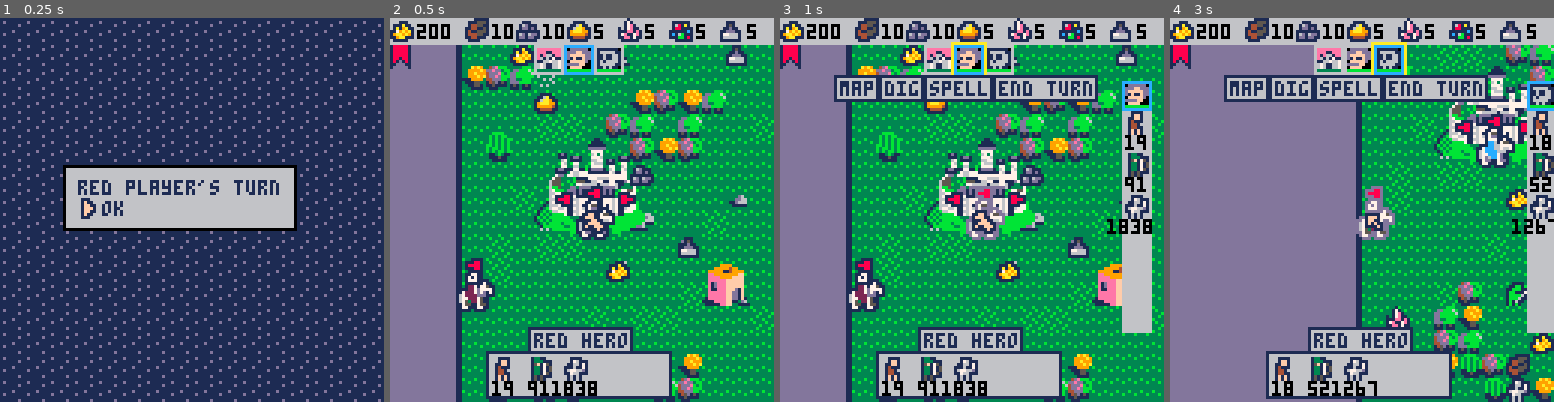
Above: before the commit, frames 1-4 (left to right).
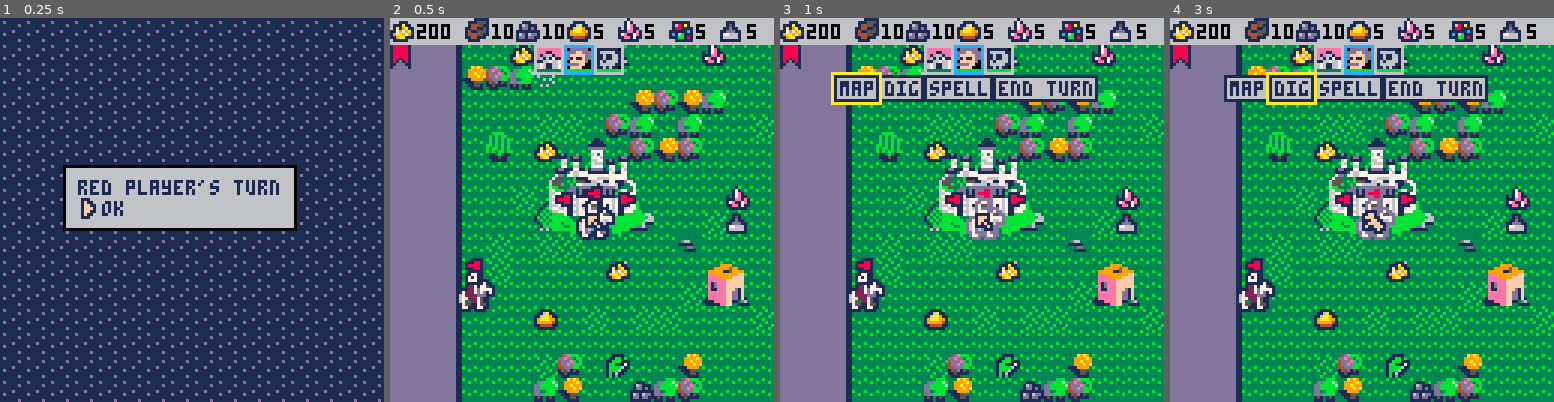
Above: after the commit, the same moments.

Repository: pvan/pico8
Game: PICO-8 cartridge heroes.p8
Same seed, same stepped clock (60 frames per second), same inputs: the game is played once before the commit and once after it.
Inputs:
- Up to frame 1 (0.25 s): no input
- Up to frame 2 (0.5 s): tap X (X key) at 0.33 s
- Up to frame 3 (1 s): tap O (Z key) at 0.7 s
- Up to frame 4 (3 s): tap X (X key) at 1.07, 1.85, 2.97 s; hold Right 1.6-2.1 s; tap O (Z key) every 0.4 s from 1.7 to 2.9 s; hold Up 2.15-2.42 s; hold Right from 2.47 s (still down)

Frame 1 is identical in both runs. In frame 2, 10% of the frame differs, in the area x 3-94%, y 3-100%; in frame 3, 15%; in frame 4, 51%, in the area x 3-100%, y 3-100%.

Commit message:
heroes: start reorganizing hud and menu state
in a bit of a mess at the moment
add flashing selection box back to hud menu

Diff:
--- a/heroes.p8
+++ b/heroes.p8
@@ -83,8 +83,8 @@
 function random_starting_army()
  return {
   {"peasants",rnd_bw(10,20)},
-  {"elves",rnd_bw(50,100)},
-  {"skeletons",rnd_bw(1000,2000)},
+  {"elves",rnd_bw(5,10)},
+--  {"skeletons",rnd_bw(1000,2000)},
  }
 end
 
@@ -456,17 +456,38 @@
   hud_menu_open=not hud_menu_open
   if (hud_menu_open) then
    sfx(63)
+   hud_menu_init()
   else
    sfx(61)
-  end
- end
-
-
+   map_update=map_cursor_update()
+   hud_draw=draw_cur_popup_info
+  end
+ end
+
+--
  update_hud()
+-- if hud_menu_open then
+--  return
+-- end
+--
+
  if hud_menu_open then
-  return
- end
-
+  cur_obj=nil --better place?
+  actl_menu_y+=flr(16-actl_menu_y)/3
+ else
+  actl_menu_y+=flr(0-actl_menu_y)/3
+ end
+
+ if (map_update!=nil) map_update()
+-- update_hud()
+-- if hud_menu_open then
+--  return
+-- end
+
+end
+
+
+function map_cursor_update()
 
  update_cursor()
  ctx=flr(curx/8)
@@ -631,11 +652,10 @@
   draw_battle()
  else
 
-  map_draw()
-
   if main_draw!=nil then
    main_draw()
   else
+   map_draw()
   end
 
  end
@@ -2506,50 +2526,30 @@
 end
 
 
-menuselx=0
-menusely=0
-targ_menu_y=0
-actl_menu_y=0
-ports={}
-function update_hud()
-
- if hud_menu_open then
-  actl_menu_y+=flr(16-actl_menu_y)/3
+function hud_menu_init()
+
+ hcur=pt(1,selport)
+
+ map_update=hud_menu_update
+ hud_draw=hud_menu_draw
+end
+
+
+function hud_menu_update()
+
+ move_cursor(hcur,
+  1,99,--max(#ports,#buttons),--limited below
+  1,2)
+
+ if hcur.y==1 then
+  hcur.x=min(hcur.x,#ports)
+  select(ports[hcur.x])
  else
-  actl_menu_y+=flr(0-actl_menu_y)/3
- end
-
-
- ports={}
- i=1
- for c in all(cp.castles) do
-  add(ports,c)
-  if (sel==h) selport=i
-  i+=1
- end
- for h in all(cp.heroes) do
-  add(ports,h)
-  if (sel==h) selport=i
-  i+=1
- end
-
- if hud_menu_open then
-	 if (btnp(⬇️)) menudown=true sfx(60)
-	 if (btnp(⬆️)) menudown=false sfx(60)
-	 if menudown then
-	  if (btnp(⬅️)) menusel-=1 sfx(60)
-	  if (btnp(➡️)) menusel+=1 sfx(60)
-	  menusel=mid(menusel,1,#buttons)
-	 else
-	  if (btnp(⬅️)) selport-=1 sfx(60)
-	  if (btnp(➡️)) selport+=1 sfx(60)
-	  selport=mid(selport,1,#ports)
-	 end
-
-  select(ports[selport])
-
+  hcur.x=min(hcur.x,#buttons)
   if btnp(❎) then
-   if menusel==4 and menudown then
+
+   --end turn
+   if hcur.x==4 then
     sfx(59)
     local askturn=false
     for h in all(cp.heroes) do
@@ -2572,25 +2572,87 @@
      end_turn()
     end
    end
-  end
-
- end --end menu open chek
-
-end
-
-
-function draw_hud()
-
- --top bar
-
- --color banner
- pal(8,cp.color)
- spr(244,0,9)
- pal(8,8)
-
-
- d_res_bar()
-
+
+   --dig, inspect, etc
+   if hcur.x==3 then
+
+   end
+
+  end
+ end
+
+-- if hud_menu_open then
+--	 if (btnp(⬇️)) menudown=true sfx(60)
+--	 if (btnp(⬆️)) menudown=false sfx(60)
+--	 if menudown then
+--	  if (btnp(⬅️)) menusel-=1 sfx(60)
+--	  if (btnp(➡️)) menusel+=1 sfx(60)
+--	  menusel=mid(menusel,1,#buttons)
+--	 else
+--	  if (btnp(⬅️)) selport-=1 sfx(60)
+--	  if (btnp(➡️)) selport+=1 sfx(60)
+--	  selport=mid(selport,1,#ports)
+--	 end
+--
+--  select(ports[selport])
+--
+--  if btnp(❎) then
+--   if menusel==4 and menudown then
+--    sfx(59)
+--    local askturn=false
+--    for h in all(cp.heroes) do
+--     if h.move>0 then
+--      askturn=true
+--      break
+--     end
+--    end
+--    if askturn then
+--     open_dialog({
+--      "one of your heroes",
+--      "can still move.",
+--      "are you sure you",
+--      "want to end your turn?",
+--      "   yes",
+--      "   no"},{
+--      end_turn,
+--      close_dialog})
+--    else
+--     end_turn()
+--    end
+--   end
+--  end
+--
+-- end --end menu open chek
+
+end
+
+
+
+--menuselx=0
+--menusely=0
+targ_menu_y=0
+actl_menu_y=0
+--ports={}
+function update_hud()
+
+ --todo: proper home for this?
+ ports={}
+ i=1
+ for c in all(cp.castles) do
+  add(ports,c)
+  if (sel==c) selport=i
+  i+=1
+ end
+ for h in all(cp.heroes) do
+  add(ports,h)
+  if (sel==h) selport=i
+  i+=1
+ end
+
+end
+
+
+function draw_cur_popup_info()
 
  --map item description
  if cur_obj then
@@ -2632,72 +2694,118 @@
   print(map_desc,x+1,y+1,1)
  end
 
+end
+
+
+function flashingbox(x,y,w,h)
+
+ bb=flashamt()
+ rect2({x-bb,y-bb,w+bb*2,h+bb*2},10)
+
+end
+
+
+function hud_menu_draw()
+
+ --menu
+ clip(0,0,128,18+actl_menu_y)
+ draw_btn_list(buttons,20)
+ clip()
+
+
+ --flashing selection box
+ local i=hcur.x
+ if hcur.y==1 then
+  local w=#ports*10
+  local x,y=53-w/2+10*i,9
+--	 rect2({x,y,10,10},12)
+  flashingbox(x,y,10,10)
+ else
+  local sx=18
+--  local tw=0
+  for j=1,#buttons do
+   w=#buttons[j]*4+3
+   if (j==i) break
+   sx+=w
+  end
+  flashingbox(sx,19,w,9)
+ end
+-- local x,y=63-w/2,9
+-- for p in all(ports) do
+--		if p==sel then
+--		 rect2({x,y,10,10},12)
+--		 if hud_menu_open and
+--		    not menudown then
+--		  bb=flashamt()
+--		  rect2({x-bb,y-bb,10+bb*2,10+bb*2},10)
+--		 end
+--		end
+--  x+=10
+-- end
+
+
+ --right sidebar: army
+
+-- if actl_menu_y>0 then
+--  d_army(sel,130-actl_menu_y,21)
+-- end
+-- d_army(sel,128-10,21)
+
+end
+
+function draw_hud()
+
+ --top bar
+
+ --color banner
+ pal(8,cp.color)
+ spr(244,0,9)
+ pal(8,8)
+
+
+ d_res_bar()
+
+
 
  --portrait bar
 
--- drawlist=compile_to_list(ports)
--- auto_draw(drawlist)
-
--- for p in all(ports) do
---  p.w=8
--- end
--- draw_big_list(ports,9)
+ if (ports==nil) ports={} --todo:remove need for this
 
  local w=#ports*10
  local x,y=63-w/2,9
  rectfill2(x,y,w,10,6)
- for i=1,8 do
-  p=ports[i]
-  if p!=nil then
-   d_port(p,x,y)
-
-   --flashing selection box
-			if p==sel then
-			 rect2({x,y,10,10},12)
-			 if hud_menu_open and
-			    not menudown then
-			  bb=flashamt()
-			  rect2({x-bb,y-bb,10+bb*2,10+bb*2},10)
-			 end
-			end
-
-   x+=10
-  end
- end
-
-
- --menu
-
- clip(0,0,128,18+actl_menu_y)
- mw=0
- for b in all(buttons) do
-  mw+=#b*4+4
- end
- mh=9
- mx=63-mw/2
- my=19--actl_menu_y
--- rectfill2(mx,my,mw,mh,6)
-
- --bottom buttons
- local x,y=mx+1,my+1
- local count=1
-
- draw_btn_list(buttons,y)
-
- clip()
-
-
- --right sidebar: army
-
- if actl_menu_y>0 then
-  d_army(sel,130-actl_menu_y,21)
- end
--- d_army(sel,128-10,21)
-
-
-end
-
-
+ for p in all(ports) do
+  d_port(p,x,y)
+  x+=10
+ end
+
+
+
+ if (hud_draw!=nil) hud_draw()
+…(4 lines of a section not shown)…
+end
+
+
+--function box(tl,w,h)
+-- local res={}
+-- res.p=tl
+-- res.w=w
+-- res.h=h
+-- return res
+--end
+--function box_from_str(s,pos)
+-- return box(pos,#s*4,7)
+--end
+--function btn_rects(list,tl)
+-- local res={}
+-- for str in all(list) do
+--  add(res,box_from_str(str,tl)
+-- end
+-- return res
+--end
 
 
 function draw_btn_list(list,y)
@@ -2707,6 +2815,9 @@
 
 -- draw_big_list(list,y)
 
+-- btn_rects={}
+
+ --tokens: can hardcode this w
  local w=0
  for text in all(list) do
 	 w+=text_box(text,200,0)
@@ -2975,7 +3086,7 @@
 	 "spell",
 	 "end turn",
 	}
-	menusel=4
+--	menusel=4
 
 
 	res_names={
@@ -3318,8 +3429,8 @@
 000011f100000000000111000017100018888810000000000000000000000000000000000000000000000000000111110ffbf00000ffbff01ff111ff1f1111f1
 11111ff1000000000111a1100017e100188888100000000000000000000000000000000000000000000000000111c7c1ffbbffff0ffbbbff11ff1ff111f11f11
 1f11ff110000000001a19a111017e1101888881000000000000000000000000000000000000000000000000001b17cc1fbbbbbbf0fbbbbbf0111ff11011f1110
-11fff110000000001179a9a1111ee1e1188188100000000000000000000000000000000000000000000000001111ccc1fbbbbbbf0ffbbbff011ff1110111f110
-11ff11000000000019aa9a9117e117e11810181000000000000000000000000000000000000000000000000017811111ffbbffff00fbbbf011ff1ff111f11f11
+11fff11000000000117979a1111ee1e1188188100000000000000000000000000000000000000000000000001111ccc1fbbbbbbf0ffbbbff011ff1110111f110
+11ff11000000000019aa979117e117e11810181000000000000000000000000000000000000000000000000017811111ffbbffff00fbbbf011ff1ff111f11f11
 1f11f10000000000119aa11111ee171111000110000000000000000000000000000000000000000000000000188179100ffbf00000fbbbf01ff111ff1f1111f1
 11111100000000000111110001111110100000100000000000000000000000000000000000000000000000001111111000fff00000fffff01111011111100111
 __gff__
